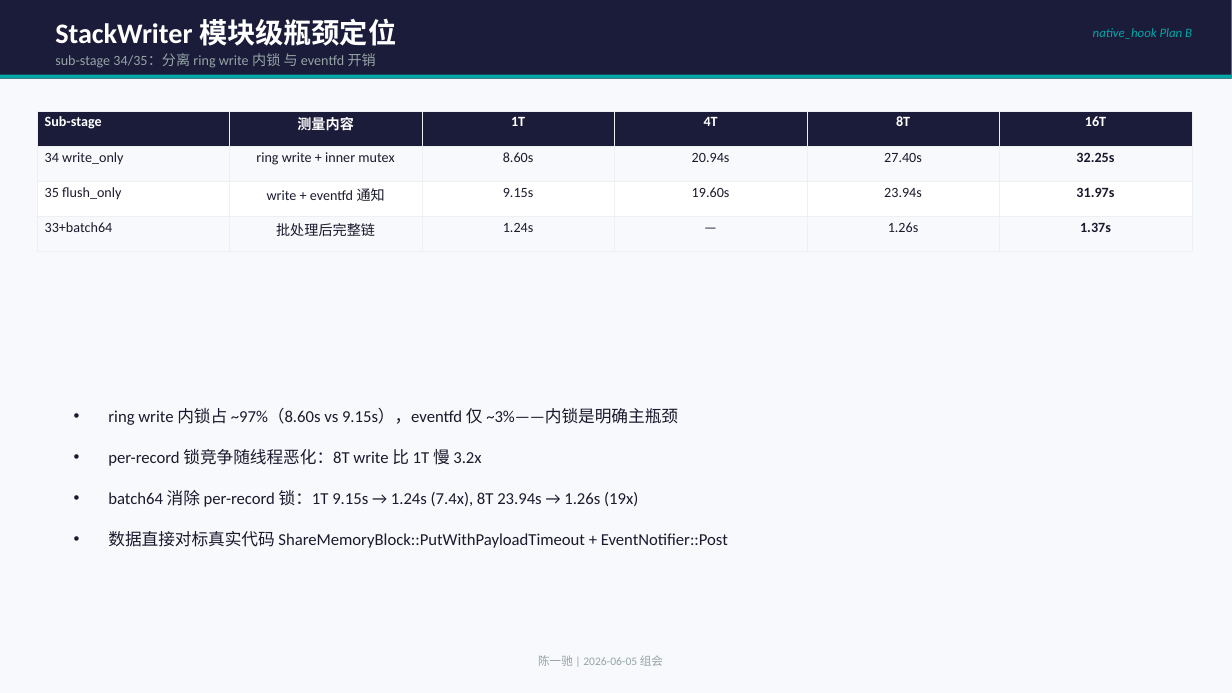
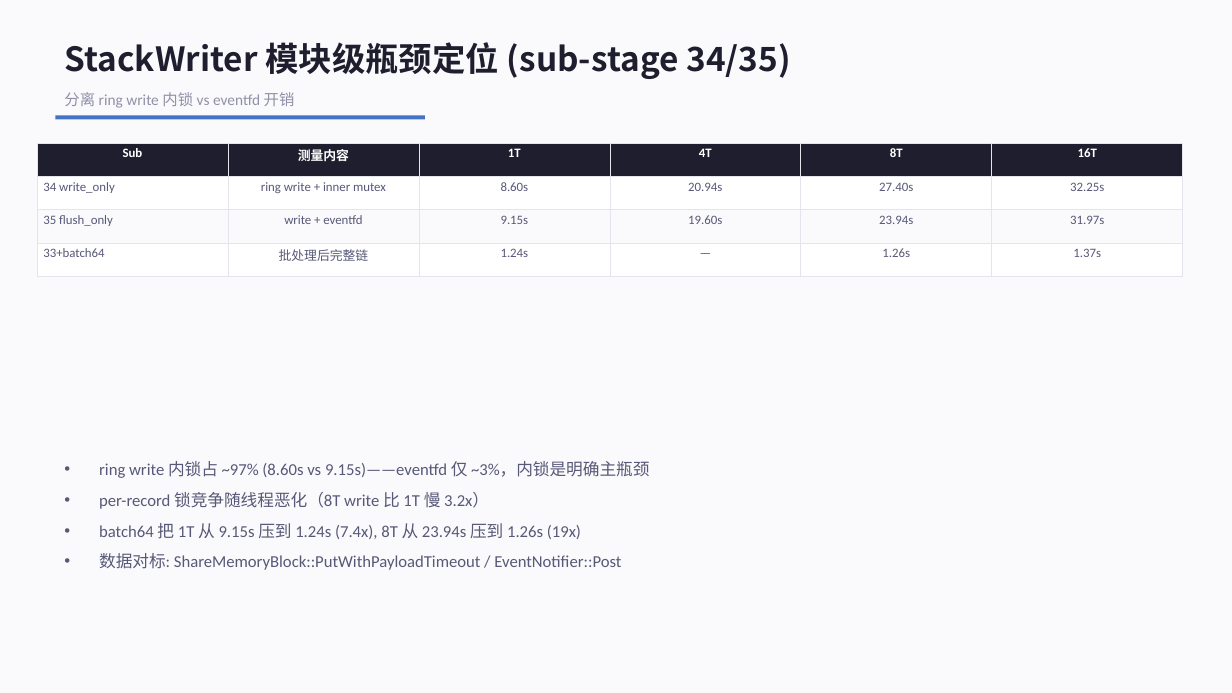
Before and after one commit to YiChiChen1106/Nativehook_linux_planb, a slide deck: slide 6 of presentation/native_hook_progress_2026-06-05.pptx. Drawn at 1232x693 pixels with LibreOffice and Linux fonts; fonts in the diff are those of the drawing. Boxes give left, top, right and bottom in pixels: in the first picture for what was removed or moved away, otherwise in the second. Text is boxed around its words. In the diff, an @@ line names an element or a change of style, - is before the commit and + after.

```diff
--- a/presentation/native_hook_progress_2026-06-05.pptx
+++ b/presentation/native_hook_progress_2026-06-05.pptx
@@ background #F7F9FC to #FAFAFC @@
@@ rectangle removed at box(0, 0, 1232, 79) @@
@@ text removed at box(1093, 28, 1192, 39) @@
-native_hook Plan B
@@ text at box(64, 42, 790, 79): text changed; size 22 to 26 pt; font Calibri to Noto Sans CJK SC; text colour #FFFFFF to #1E1E2E @@
-StackWriter 模块级瓶颈定位
+StackWriter 模块级瓶颈定位 (sub-stage 34/35)
@@ rectangle removed at box(0, 75, 1232, 79) @@
@@ rectangle added at box(55, 116, 425, 119), fill #4472C4 @@
@@ text at box(64, 92, 295, 108): text changed; size 11 to 12 pt; text colour #95A5A6 to #9090A8 @@
-sub-stage 34/35：分离 ring write 内锁 与 eventfd 开销
+分离 ring write 内锁 vs eventfd 开销
@@ table at box(37, 143, 1185, 265) @@
-row 1, column 1: Sub-stage
+row 1, column 1: Sub
-row 3, column 2: write + eventfd 通知
+row 3, column 2: write + eventfd
@@ fill #1B1B3A to #1E1E2E in row 1 @@
@@ fill #F7F9FC to #FFFFFF in 12 cells @@
@@ fill #FFFFFF to #FAFAFC in row 3 @@
@@ size 11 to 10 pt in "测量内容", "1T", "4T", "8T" and 18 more places @@
@@ text colour #1A1A2E to #585878 in "34 write_only", "ring write + inner mutex", "8.60s", "20.94s" and 13 more places @@
@@ bold off in "32.25s", "31.97s", "1.37s" @@
@@ borders changed @@
@@ table: place and size @@
-table at box(37, 111, 1190, 240)
+table at box(37, 143, 1185, 265)
@@ text at box(99, 461, 649, 570): text changed; text colour #1A1A2E to #585878 @@
-• ring write 内锁占 ~97%（8.60s vs 9.15s），eventfd 仅 ~3%——内锁是明确主瓶颈
-• per-record 锁竞争随线程恶化：8T write 比 1T 慢 3.2x
-• batch64 消除 per-record 锁：1T 9.15s → 1.24s (7.4x), 8T 23.94s → 1.26s (19x)
-• 数据直接对标真实代码 ShareMemoryBlock::PutWithPayloadTimeout + EventNotifier::Post
+• ring write 内锁占 ~97% (8.60s vs 9.15s)——eventfd 仅 ~3%，内锁是明确主瓶颈
+• per-record 锁竞争随线程恶化（8T write 比 1T 慢 3.2x）
+• batch64 把 1T 从 9.15s 压到 1.24s (7.4x), 8T 从 23.94s 压到 1.26s (19x)
+• 数据对标: ShareMemoryBlock::PutWithPayloadTimeout / EventNotifier::Post
@@ text removed at box(538, 655, 663, 666) @@
-陈一驰 | 2026-06-05 组会
```
Also in this commit, not shown: 9 other slides changed, 1 other file.
